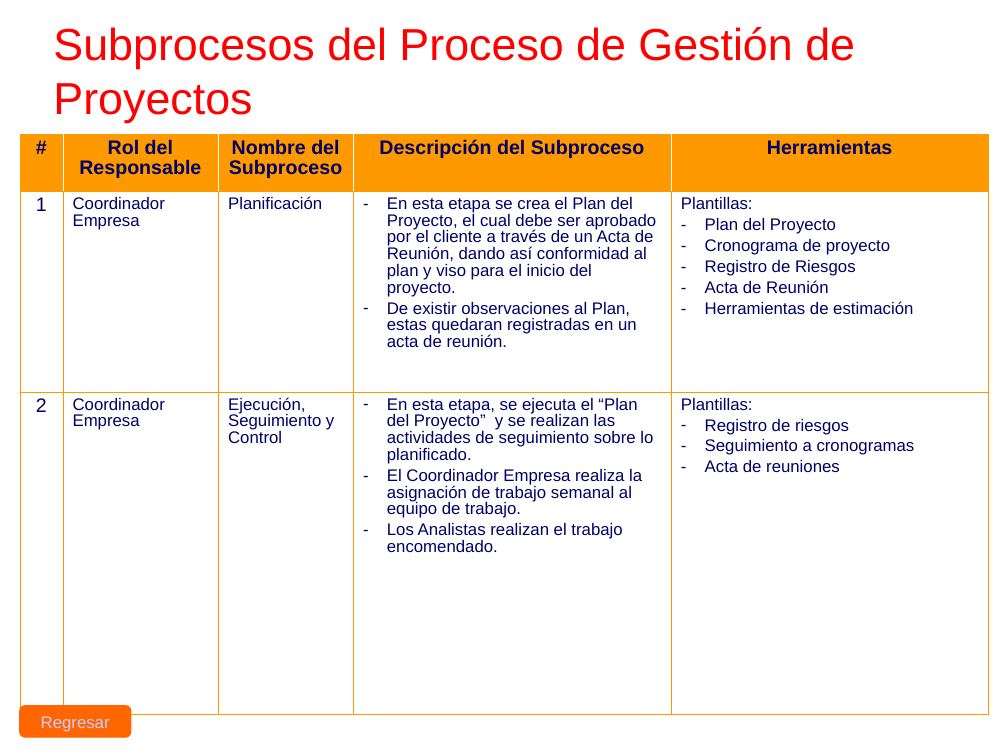
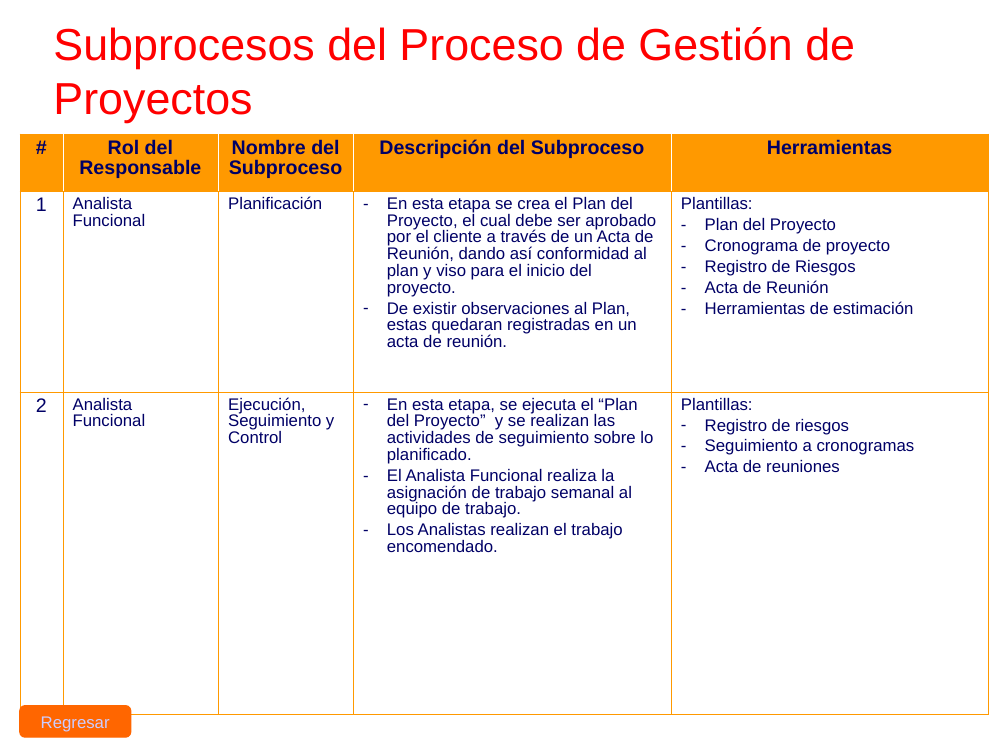
Before and after one commit to cjbensan/sistema-facturacion-inventario, a slide deck: slide 13 of CMMI-Nivel-2/PP-PMC/PGPRO_0.1_2015.ppt. Drawn at 1008x756 pixels with LibreOffice and Linux fonts; fonts in the diff are those of the drawing; background and template pictures are left out. Boxes give left, top, right and bottom in pixels: in the first picture for what was removed or moved away, otherwise in the second. Text is boxed around its words. In the diff, an @@ line names an element or a change of style, - is before the commit and + after.

```diff
--- a/CMMI-Nivel-2/PP-PMC/PGPRO_0.1_2015.ppt
+++ b/CMMI-Nivel-2/PP-PMC/PGPRO_0.1_2015.ppt
@@ table at (20,134,989,714) @@
-row 2, column 2: Coordinador Empresa
+row 2, column 2: Analista Funcional
-row 3, column 2: Coordinador Empresa
+row 3, column 2: Analista Funcional
-row 3, column 4: En esta etapa, se ejecuta el “Plan del Proyecto” y se realizan las actividades de seguimiento sobre lo planificado. / El Coordinador Empresa realiza la asignación de trabajo semanal al equipo de trabajo. / Los Analistas realizan el trabajo encomendado.
+row 3, column 4: En esta etapa, se ejecuta el “Plan del Proyecto” y se realizan las actividades de seguimiento sobre lo planificado. / El Analista Funcional realiza la asignación de trabajo semanal al equipo de trabajo. / Los Analistas realizan el trabajo encomendado.
```
Also in this commit, not shown: 15 other slides changed.
